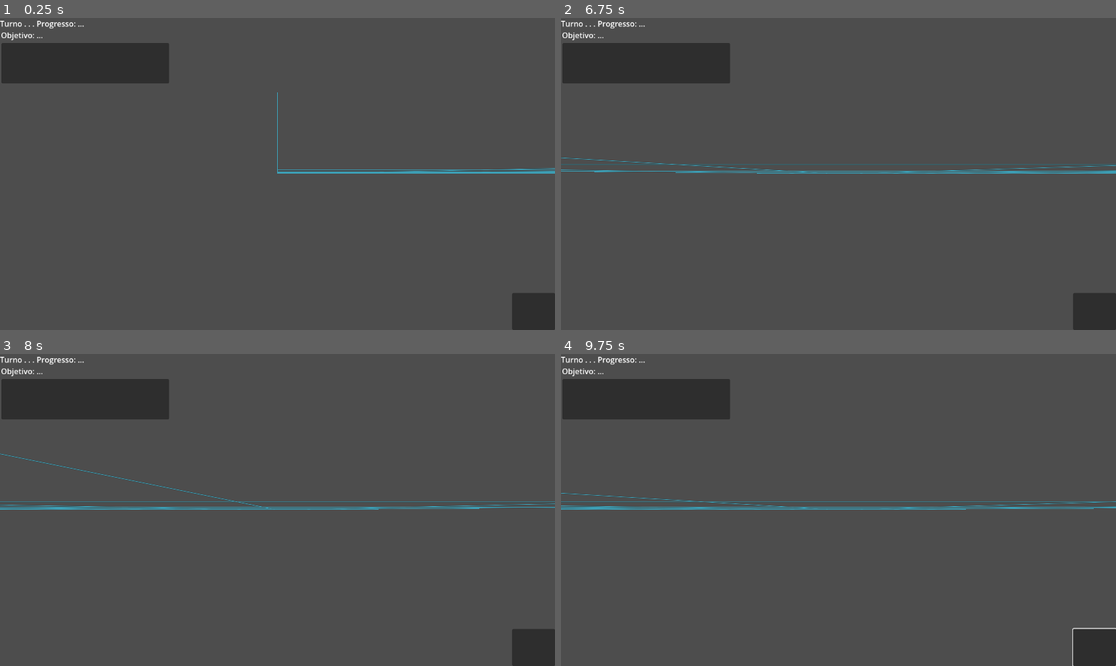
Above: before the commit, frames 1-4 (two rows, left to right).
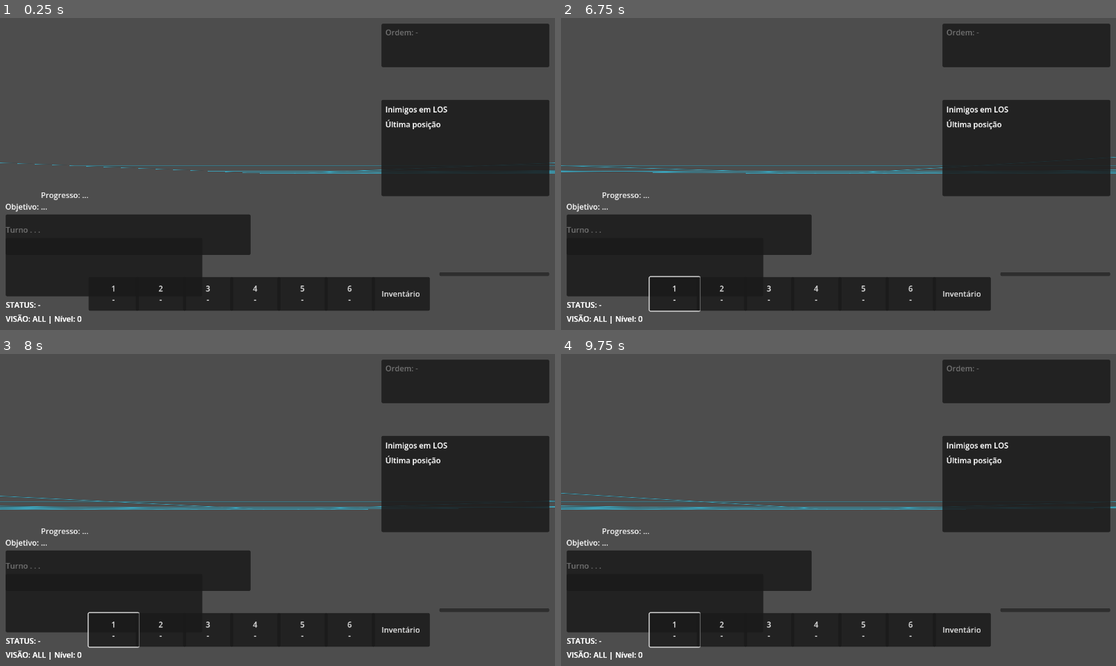
Above: after the commit, the same moments.

Repository: andrecc2507/JOGO
Game: Godot game, scene res://scene/tactical_battle.tscn
The game is run twice, just before and just after one commit, with the same random seed, the same clock (stepped at 60 frames per second) and the same inputs. This scene is started directly instead of the project's main scene. The engine's default icon, where the game draws it, is replaced by a stand-in: a white triangle on a blue panel in a dark square.
Inputs (mouse positions are in pixels of both pictures, inside the frame that each line leads up to; where the layout moved, square brackets give the same spot in the first picture):
- Up to frame 1 (0.25 s): no input
- Up to frame 2 (6.75 s): click (1054, 273) [1093, 311] at 0.5 s; click (672, 292) at 1.25 s, where only the run after the commit has a clickable "1 -"; click (721, 292) at 2 s, where only the run after the commit has a clickable "2 -"; click (771, 292) at 2.75 s, where only the run after the commit has a clickable "3 -"; click (816, 292) at 3.5 s, where only the run after the commit has a clickable "4 -"; click (866, 292) at 4.25 s, where only the run after the commit has a clickable "5 -"; click (910, 292) at 5 s, where only the run after the commit has a clickable "6 -"; click (960, 292) at 5.75 s, where only the run after the commit has a clickable "Inventário"; tap Enter at 6.5 s; move the mouse to (960, 158) at 6.52 s; hold Right from 6.53 s (still down); tap Tab at 6.6 s; click (960, 158) at 6.67 s
- Up to frame 3 (8 s): release Right at 7.25 s; drag from (166, 525) to (249, 572) at 7.27 s
- Up to frame 4 (9.75 s): move the mouse to (894, 441) at 8.02 s; hold Right 8.03-8.75 s; tap Keypad Enter at 8.1 s; tap Space at 8.75 s; drag from (810, 572) to (672, 463) at 8.77 s; tap Enter at 9.5 s; move the mouse to (1005, 556) at 9.52 s; hold Left from 9.53 s (still down); tap 5 at 9.6 s

The runs differ from the first frame. In frame 1, 35% of the frame differs, in the area x 0-100%, y 0-100%; in frame 2, 35%; in frame 3, 35%; in frame 4, 35%.
Error before the commit: Parse Error: Could not preload resource script "res://scripts/procgen/chunk_map_generator.gd". (res://scripts/tactical/tactical_controller.gd:11)

Commit message:
Fix chunk map generator ternary syntax

Diff:
--- a/scripts/integration/tactical_bridge.gd
+++ b/scripts/integration/tactical_bridge.gd
@@ -134,7 +134,7 @@
 	if is_demo:
 		var biome_id := seed.biome_id if seed.biome_id != "" else "forest"
 		var demo_profile := {
-			"map_size_range": [16, 16],
+			"map_size_range": [30, 30],
 			"cover_density": 0.45,
 			"height_levels": 2
 		}
--- a/scripts/procgen/chunk_map_generator.gd
+++ b/scripts/procgen/chunk_map_generator.gd
@@ -76,7 +76,10 @@
 	return fallback
 
 func get_layout_cell_bounds(layout: Array, fallback_chunk_size: Vector2i = Vector2i(10, 10)) -> Vector2i:
-	var grid: Vector2i = Vector2i(layout.size() > 0 ? layout[0].size() : 0, layout.size())
+	var grid_x := 0
+	if layout.size() > 0:
+		grid_x = layout[0].size()
+	var grid: Vector2i = Vector2i(grid_x, layout.size())
 	var chunk_size: Vector2i = _layout_chunk_size(layout, fallback_chunk_size)
 	return Vector2i(grid.x * chunk_size.x, grid.y * chunk_size.y)
 
--- a/scripts/tactical/tactical_controller.gd
+++ b/scripts/tactical/tactical_controller.gd
@@ -608,6 +608,10 @@
 	if end_turn_btn:
 		end_turn_btn.disabled = false
 
+func load_mission(payload: Dictionary) -> void:
+	var roster: Array = payload.get("roster", [])
+	start_mission(payload, roster)
+
 func _reset_current_mission() -> void:
 	if _last_mission_config.is_empty():
 		return
@@ -998,6 +1002,12 @@
 		var e := _make_enemy_unit(i, archetype_data)
 		_add_unit(e, ecell)
 	_mission_enemy_total = enemy_units.size()
+	print("TacticalController: spawned allies=%d enemies=%d map=%dx%d" % [
+		player_units.size(),
+		enemy_units.size(),
+		map_w,
+		map_h
+	])
 
 	if _requires_vip() and mission_escort_unit_id == 0:
 		_spawn_vip_unit(player_spawns)
